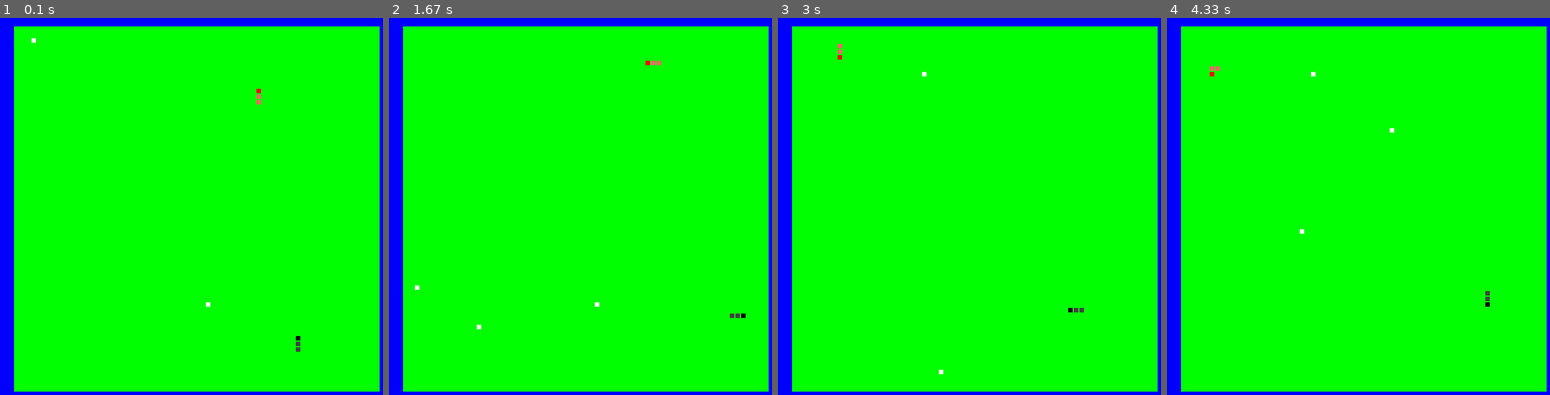
Above: before the commit, frames 1-4 (left to right).
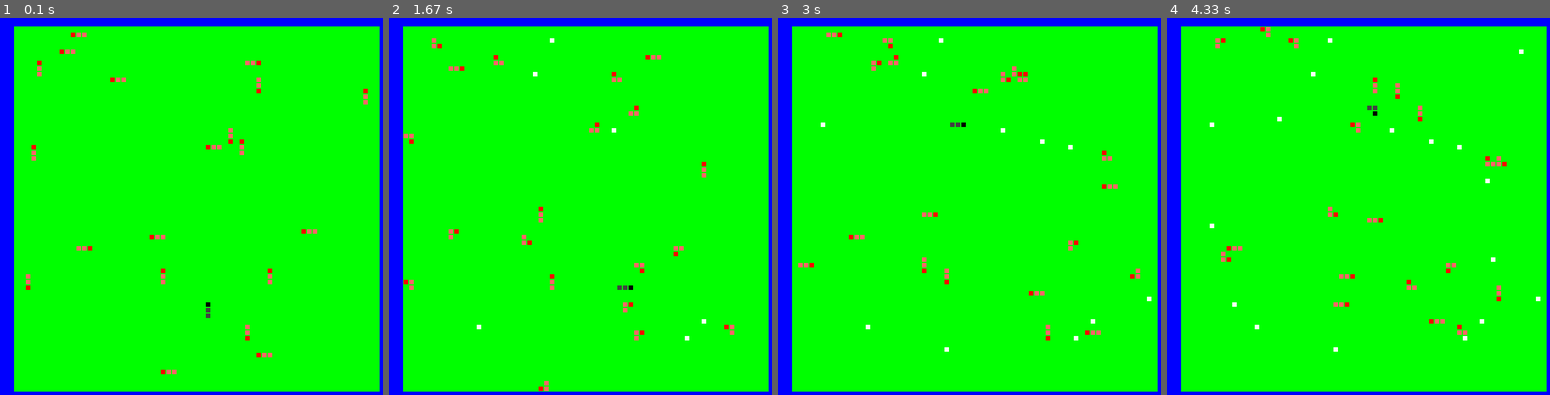
Above: after the commit, the same moments.

Repository: DaPP-P/Genetic-Algorithms---Snakes
Game: pygame game, started from my_game.py
Same seed, same stepped clock (60 frames per second), same inputs: the game is played once before the commit and once after it.
Inputs:
- Up to frame 1 (0.1 s): no input
- Up to frame 2 (1.67 s): hold D 0.33-0.8 s; hold W 0.83-1.13 s; hold D 1.17-1.63 s
- Up to frame 3 (3 s): hold S 2.23-2.53 s; hold A 2.57-2.97 s
- Up to frame 4 (4.33 s): hold W 3-3.37 s; hold D 3.4-4.03 s; hold S from 4.07 s (still down)

The runs differ from the first frame. In frame 1, 1.0% of the frame differs, in the area x 6-97%, y 3-95%; in frame 2, 1.1%; in frame 3, 1.1%; in frame 4, 1.2%, in the area x 11-98%, y 2-89%.

Commit message:
Added global food, added they can hit each other, added x amount of random snakes at one time

Diff:
--- a/controllableSnake.py
+++ b/controllableSnake.py
@@ -17,9 +17,6 @@
             window_size - 2 * border_margin
         )
         self.snake = pg.rect.Rect([0, 0, tile_size - 2, tile_size - 2])
-        self.food = self.snake.copy()
-        self.food.center = self.get_random_position_in_playable_area()
-        self.foods = [self.food]
         self.length = 3
         self.direction_map = {
             0: (tile_size, 0),  # Right
@@ -56,10 +53,12 @@
         self.segments.append(self.snake.copy())
         self.segments = self.segments[-self.length:]
 
-    def check_collision(self):
+    def check_collision(self, other_snake_segments):
         self_eating = pg.Rect.collidelist(self.snake, self.segments[:-1]) != -1
         snake_outside = not self.playable_area.contains(self.snake)
-        if snake_outside or self_eating:
+        collision_with_other_snake = pg.Rect.collidelist(self.snake, other_snake_segments) != -1
+
+        if snake_outside or self_eating or collision_with_other_snake:
             self.snake.center = self.get_random_position_in_playable_area()
             self.length = 3
             self.starterDir = randrange(0, 4)  # Randomize direction again on reset
@@ -76,21 +75,19 @@
                 elif self.starterDir == 3:  # Down
                     new_segment.y -= self.TILE_SIZE * _
                 self.segments.insert(0, new_segment)
-            self.food.center = self.get_random_position_in_playable_area()
-            self.foods = [self.food]
 
-    def check_food_collision(self):
-        for f in self.foods[:]:
-            if self.snake.colliderect(f):
-                self.foods.remove(f)
+
+    def check_food_collision(self, food_items):
+        for food in food_items[:]:
+            if self.snake.colliderect(food):
+                food_items.remove(food)
                 self.length += 1
 
     def draw(self, screen):
         pg.draw.rect(screen, 'black', self.segments[-1])  # Draw the head in black
         for segment in self.segments[:-1]:  # Draw the body segments in a lighter color
             pg.draw.rect(screen, (65, 65, 65), segment)  # Using a dark gray for body
-        for f in self.foods:
-            pg.draw.rect(screen, 'white', f)
+
 
     def handle_event(self, event):
         """Handle key events to change the snake's direction."""
--- a/my_game.py
+++ b/my_game.py
@@ -17,10 +17,22 @@
 controllable_snake = ControllableSnake(TILE_SIZE, BORDER_MARGIN, WINDOW)
 random_snake = RandomSnake(TILE_SIZE, BORDER_MARGIN, WINDOW)
 
+# Create Food instance that can be beaten by both snakes
+food_items = []
+
+# Create a list a of random snakes
+no_of_random_snakes = 20
+random_snakes = []
+
+# Initialize 10 random snakes
+for _ in range(no_of_random_snakes):
+    random_snake = RandomSnake(TILE_SIZE, BORDER_MARGIN, WINDOW)
+    random_snakes.append(random_snake)
+
 # Timer Setup
 SPAWN_FOOD_EVENT = pg.USEREVENT + 1
-pg.time.set_timer(SPAWN_FOOD_EVENT, 1500)  # Set timer for every 1.5 seconds
-time, time_step = 0, 110
+pg.time.set_timer(SPAWN_FOOD_EVENT, 250)  # Set timer for every 1 second
+time, time_step = 0, 150
 
 # Game loop
 while True:
@@ -37,7 +49,7 @@
         if event.type == SPAWN_FOOD_EVENT:
             new_food = pg.rect.Rect([0, 0, TILE_SIZE - 2, TILE_SIZE - 2])
             new_food.center = controllable_snake.get_random_position_in_playable_area()
-            controllable_snake.foods.append(new_food)
+            food_items.append(new_food)
 
     # Fill the entire screen with blue
     screen.fill('blue')
@@ -51,14 +63,35 @@
         time = time_now
         controllable_snake.move()
         random_snake.move()
-        controllable_snake.check_collision()
-        random_snake.check_collision()
-        controllable_snake.check_food_collision()
-        random_snake.check_food_collision
 
-    # Draw everything
+        # Move each random snake
+        for random_snake in random_snakes:
+            random_snake.move()
+
+        # Check collisions for the controllable snake with all random snakes
+        for random_snake in random_snakes:
+            controllable_snake.check_collision(random_snake.segments)
+            random_snake.check_collision(controllable_snake.segments)
+            for other_snake in random_snakes:
+                if other_snake != random_snake:
+                    random_snake.check_collision(other_snake.segments)
+
+
+        # Check food collisions
+        controllable_snake.check_food_collision(food_items)
+        for random_snake in random_snakes:
+            random_snake.check_food_collision(food_items)
+
+    # Draw snakes
     controllable_snake.draw(screen)
-    random_snake.draw(screen)
+
+    # Draw all random snakes
+    for random_snake in random_snakes:
+        random_snake.draw(screen)
+
+    # Draw food
+    for food in food_items:
+        pg.draw.rect(screen, 'white', food)
 
     pg.display.flip()
     clock.tick(60)
--- a/randomSnake.py
+++ b/randomSnake.py
@@ -17,9 +17,6 @@
             window_size - 2 * border_margin
         )
         self.snake = pg.rect.Rect([0, 0, tile_size - 2, tile_size - 2])
-        self.food = self.snake.copy()
-        self.food.center = self.get_random_position_in_playable_area()
-        self.foods = [self.food]
         self.length = 3
         self.direction_map = {
             0: (tile_size, 0),  # Right
@@ -52,16 +49,26 @@
                 return pos
 
     def move(self):
-        # Randomly choose a direction to move
-        self.snake_dir = self.direction_map[randrange(0, 4)]
+        # Randomly choose a direction to move, ensuring it's not the opposite of current direction
+        opposite_direction = (-self.snake_dir[0], -self.snake_dir[1])
+
+        while True:
+            new_direction = self.direction_map[randrange(0, 4)]
+            if new_direction != opposite_direction:
+                self.snake_dir = new_direction
+                break
+
         self.snake.move_ip(self.snake_dir)
         self.segments.append(self.snake.copy())
         self.segments = self.segments[-self.length:]
 
-    def check_collision(self):
+    def check_collision(self, other_snake_segments):
         self_eating = pg.Rect.collidelist(self.snake, self.segments[:-1]) != -1
         snake_outside = not self.playable_area.contains(self.snake)
-        if snake_outside or self_eating:
+        collision_with_other_snake = pg.Rect.collidelist(self.snake, other_snake_segments) != -1
+
+
+        if snake_outside or self_eating or collision_with_other_snake:
             self.snake.center = self.get_random_position_in_playable_area()
             self.length = 3
             self.starterDir = randrange(0, 4)  # Randomize direction again on reset
@@ -78,30 +85,19 @@
                 elif self.starterDir == 3:  # Down
                     new_segment.y -= self.TILE_SIZE * _
                 self.segments.insert(0, new_segment)
-            self.food.center = self.get_random_position_in_playable_area()
-            self.foods = [self.food]
 
-    def check_food_collision(self):
-        for f in self.foods[:]:
-            if self.snake.colliderect(f):
-                self.foods.remove(f)
+
+    def check_food_collision(self, food_items):
+        for food in food_items[:]:
+            if self.snake.colliderect(food):
+                food_items.remove(food)
                 self.length += 1
 
     def draw(self, screen):
         pg.draw.rect(screen, 'red', self.segments[-1])  # Draw the head in red
         for segment in self.segments[:-1]:  # Draw the body segments in a lighter color
             pg.draw.rect(screen, (255, 102, 102), segment)  # Using a light red for the body
-        for f in self.foods:
-            pg.draw.rect(screen, 'white', f)
+
 
     def handle_event(self, event):
         """Handle key events to change the snake's direction."""
-        if event.type == pg.KEYDOWN:
-            if event.key == pg.K_w and self.snake_dir != (0, self.TILE_SIZE):
-                self.snake_dir = (0, -self.TILE_SIZE)
-            elif event.key == pg.K_s and self.snake_dir != (0, -self.TILE_SIZE):
-                self.snake_dir = (0, self.TILE_SIZE)
-            elif event.key == pg.K_a and self.snake_dir != (self.TILE_SIZE, 0):
-                self.snake_dir = (-self.TILE_SIZE, 0)
-            elif event.key == pg.K_d and self.snake_dir != (-self.TILE_SIZE, 0):
-                self.snake_dir = (self.TILE_SIZE, 0)
